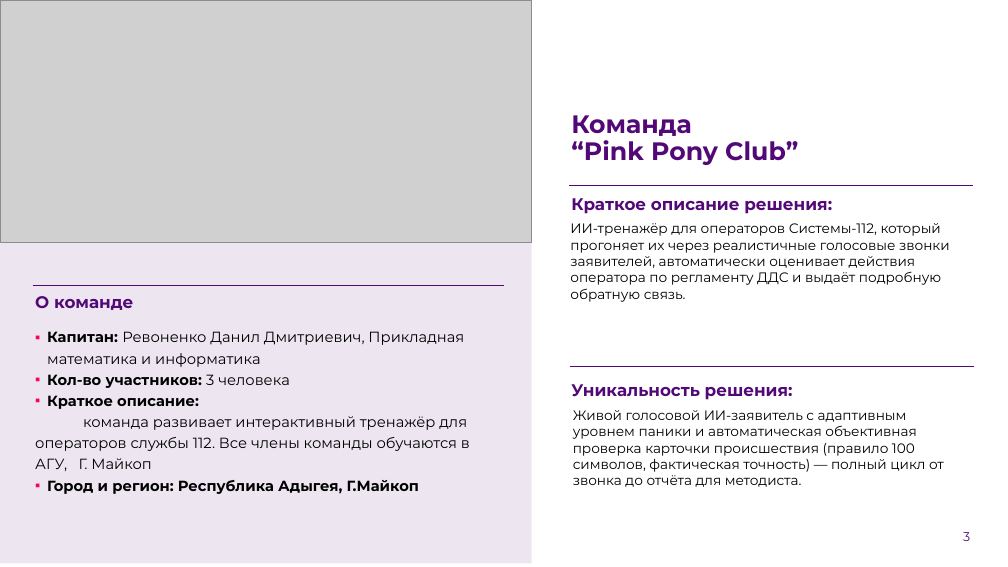
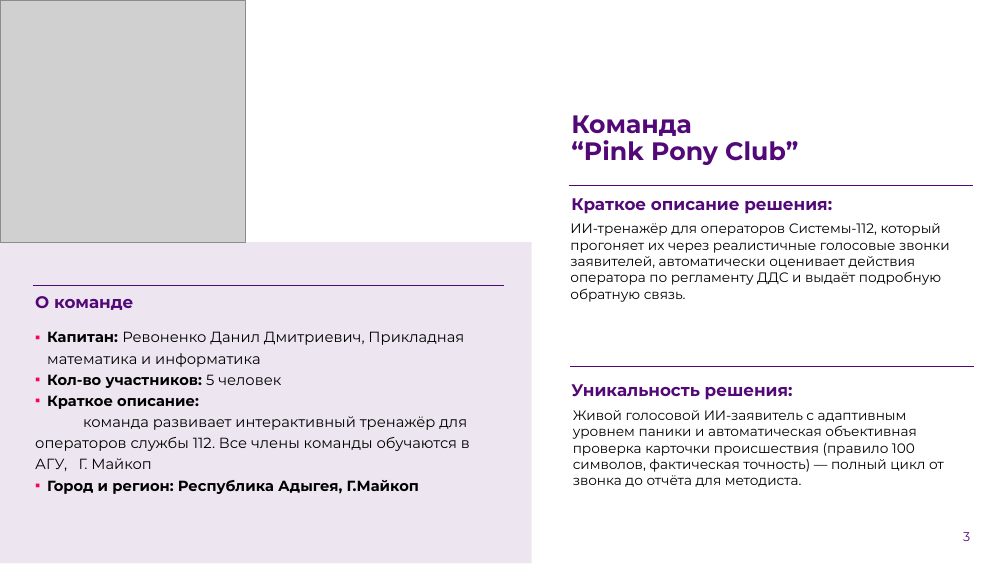
Before and after one commit to Everrain17/Simulator112-Pink-Pony-Club-Team-case-9, a slide deck: slide 3 of presentation/PinkPonyClubTeam-презентация.pptx. Drawn at 1008x567 pixels with LibreOffice and Linux fonts; fonts in the diff are those of the drawing; grey boxes stand for pictures; background and template pictures are left out. Boxes give left, top, right and bottom in pixels: in the first picture for what was removed or moved away, otherwise in the second. Text is boxed around its words. In the diff, an @@ line names an element or a change of style, - is before the commit and + after.

```diff
--- a/presentation/PinkPonyClubTeam-презентация.pptx
+++ b/presentation/PinkPonyClubTeam-презентация.pptx
@@ picture removed at [0, 0, 532, 242] @@
@@ picture added at [0, 0, 246, 242] @@
@@ text at [47, 374, 281, 388]: text changed @@
-▪ Кол-во участников: 3 человека
+▪ Кол-во участников: 5 человек
```
